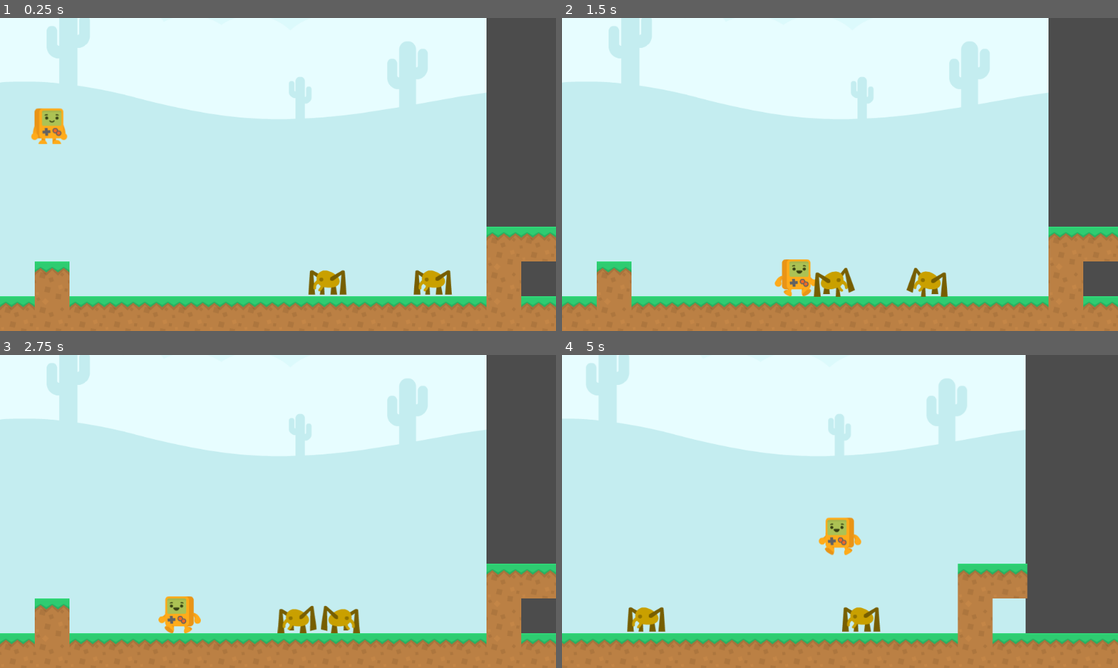
Above: before the commit, frames 1-4 (two rows, left to right).
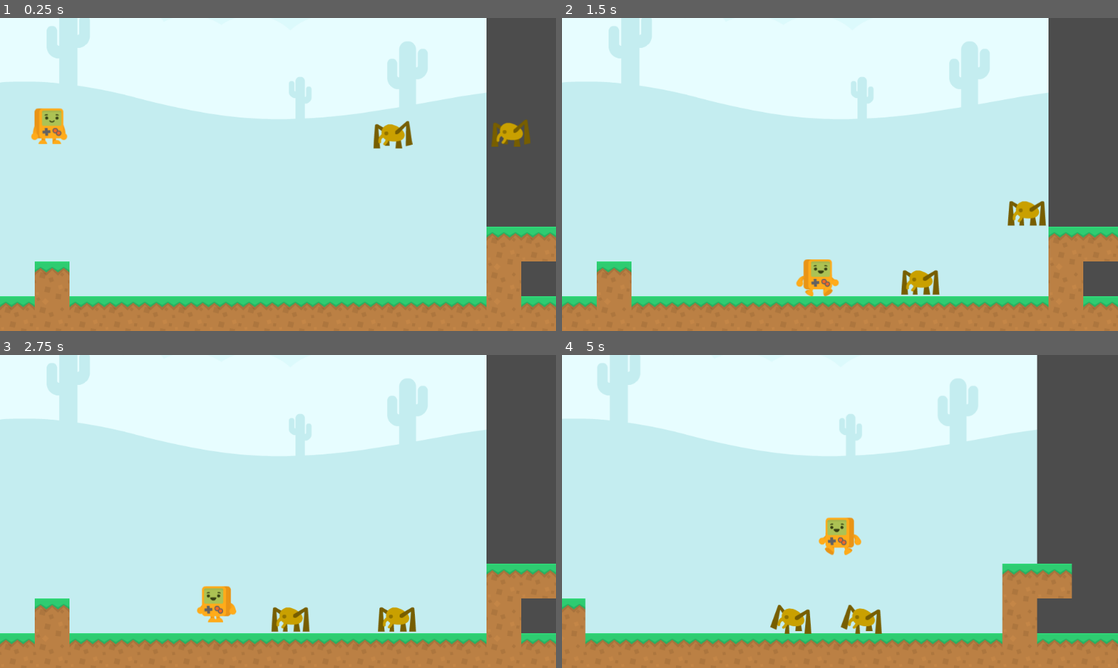
Above: after the commit, the same moments.

Repository: vivisuke/GDAction
Game: Godot game, scene res://MainScene.tscn
The game is run twice, just before and just after one commit, with the same random seed, the same clock (stepped at 60 frames per second) and the same inputs.
Inputs:
- Up to frame 1 (0.25 s): no input
- Up to frame 2 (1.5 s): hold Right (ui_right) from 0.53 s (still down); tap Up (ui_up) at 0.77 s
- Up to frame 3 (2.75 s): tap Up (ui_up) at 1.52 s; release Right (ui_right) at 2.03 s; hold Left (ui_left) from 2.03 s (still down)
- Up to frame 4 (5 s): release Left (ui_left) at 2.78 s; hold Right (ui_right) 2.78-4.28 s; tap Up (ui_up) at 3.02, 3.77, 4.52 s; hold Left (ui_left) from 4.28 s (still down)

The runs differ from the first frame. In frame 1, 1.7% of the frame differs, in the area x 55-96%, y 32-89%; in frame 2, 2.1%; in frame 3, 2.6%; in frame 4, 9.7%, in the area x 0-100%, y 0-94%.

Commit message:
0017 ◎ C 08/27 08/27 0.001│ToDo│クモ：空中にいるときは左右移動しないように

Diff:
--- /dev/null
+++ b/GDAction/MainScene.gd
@@ -0,0 +1,23 @@
+extends Node2D
+
+
+# Declare member variables here. Examples:
+# var a = 2
+# var b = "text"
+
+
+# Called when the node enters the scene tree for the first time.
+func _ready():
+	pass # Replace with function body.
+
+
+# Called every frame. 'delta' is the elapsed time since the previous frame.
+#func _process(delta):
+#	pass
+
+
+func _on_Flag_body_entered(body):
+	print("Flag_body_entered ", body.name)
+	if body == $Player:
+		$Flag/AudioStreamPlayer2D.play()
+	pass # Replace with function body.
--- a/GDAction/MainScene.tscn
+++ b/GDAction/MainScene.tscn
@@ -12,6 +12,10 @@
 [ext_resource path="res://Characters/platformChar_jump.png" type="Texture" id=10]
 [ext_resource path="res://Spider.tscn" type="PackedScene" id=11]
 [ext_resource path="res://images/blue_desert.png" type="Texture" id=12]
+[ext_resource path="res://Items/flagYellow2.png" type="Texture" id=13]
+[ext_resource path="res://Items/flagYellow1.png" type="Texture" id=14]
+[ext_resource path="res://MainScene.gd" type="Script" id=15]
+[ext_resource path="res://Sounds/kirakira-3.mp3" type="AudioStream" id=16]
 
 [sub_resource type="ConvexPolygonShape2D" id=1]
 points = PoolVector2Array( 64, 64, 0, 64, 0, 0, 64, 0 )
@@ -63,6 +67,17 @@
 } ]
 1/z_index = 0
 
+[sub_resource type="SpriteFrames" id=6]
+animations = [ {
+"frames": [ ExtResource( 14 ), ExtResource( 13 ) ],
+"loop": true,
+"name": "default",
+"speed": 3.0
+} ]
+
+[sub_resource type="RectangleShape2D" id=7]
+extents = Vector2( 67.7246, 66.0431 )
+
 [sub_resource type="SpriteFrames" id=4]
 animations = [ {
 "frames": [ ExtResource( 9 ), ExtResource( 7 ) ],
@@ -90,6 +105,7 @@
 extents = Vector2( 33.2592, 33.4831 )
 
 [node name="MainScene" type="Node2D"]
+script = ExtResource( 15 )
 
 [node name="ParallaxBackground" type="ParallaxBackground" parent="."]
 
@@ -114,6 +130,24 @@
 format = 1
 tile_data = PoolIntArray( 65535, 0, 0, 64, 0, 0, 131071, 0, 0, 65600, 0, 0, 196607, 0, 0, 131136, 0, 0, 262143, 0, 0, 1 …(1105 unchanged characters)…
 
+[node name="Flag" type="Area2D" parent="."]
+position = Vector2( 1796.85, 453.45 )
+__meta__ = {
+"_edit_group_": true
+}
+
+[node name="AnimatedSprite" type="AnimatedSprite" parent="Flag"]
+frames = SubResource( 6 )
+frame = 1
+playing = true
+
+[node name="CollisionShape2D" type="CollisionShape2D" parent="Flag"]
+position = Vector2( -7.07108, -1.41422 )
+shape = SubResource( 7 )
+
+[node name="AudioStreamPlayer2D" type="AudioStreamPlayer2D" parent="Flag"]
+stream = ExtResource( 16 )
+
 [node name="Player" type="KinematicBody2D" parent="."]
 position = Vector2( 90.612, 144.413 )
 script = ExtResource( 5 )
@@ -137,7 +171,9 @@
 limit_bottom = 0
 
 [node name="Spider" parent="." instance=ExtResource( 11 )]
-position = Vector2( 822.401, 481.779 )
+position = Vector2( 941.456, 184.935 )
 
 [node name="Spider2" parent="." instance=ExtResource( 11 )]
-position = Vector2( 628.346, 467.038 )
+position = Vector2( 723.59, 187.655 )
+
+[connection signal="body_entered" from="Flag" to="." method="_on_Flag_body_entered"]
--- a/GDAction/Spider.gd
+++ b/GDAction/Spider.gd
@@ -1,24 +1,24 @@
 extends KinematicBody2D
 
 export (int) var walk_speed = 100
-export (int) var gravity = 1200
+export (int) var gravity = 800
 
-var velocity = Vector2(-walk_speed, 0)
+var velocity = Vector2(0, 1)
+var falling = true
 var walk_left = true
+
 
 func _ready():
 	pass # Replace with function body.
 
 
 func _physics_process(delta):
-	velocity.y += gravity
+	velocity.y += gravity*delta
 	velocity = move_and_slide(velocity)
-	#print("vel.x = ", velocity.x)
-	#print("get_slide_count() = ", get_slide_count())
-	#for i in get_slide_count():
-	#	var collision = get_slide_collision(i)
-	#	print("I collided with ", collision.collider.name)
-	if velocity.x == 0:
+	if falling && velocity.y == 0:
+		falling = false
+		velocity.x = -walk_speed if walk_left else walk_speed
+	if !falling && velocity.x == 0:
 		walk_left = !walk_left
 		velocity.x = -walk_speed if walk_left else walk_speed
 		$AnimatedSprite.flip_h = !walk_left
--- a/GDAction/Spider.tscn
+++ b/GDAction/Spider.tscn
@@ -23,6 +23,7 @@
 [node name="AnimatedSprite" type="AnimatedSprite" parent="."]
 frames = SubResource( 1 )
 animation = "walk"
+frame = 1
 playing = true
 
 [node name="CollisionShape2D" type="CollisionShape2D" parent="."]
Binary file added: GDAction/Items/coinBronze.png
Not shown, added: GDAction/Items/coinBronze.png.import
Binary file added: GDAction/Items/coinGold.png
Not shown, added: GDAction/Items/coinGold.png.import
Binary file added: GDAction/Items/coinSilver.png
Not shown, added: GDAction/Items/coinSilver.png.import
Binary file added: GDAction/Items/flagBlue1.png
Not shown, added: GDAction/Items/flagBlue1.png.import
Binary file added: GDAction/Items/flagBlue2.png
Not shown, added: GDAction/Items/flagBlue2.png.import
Binary file added: GDAction/Items/flagBlue_down.png
Not shown, added: GDAction/Items/flagBlue_down.png.import
(and 40 more such lines)
